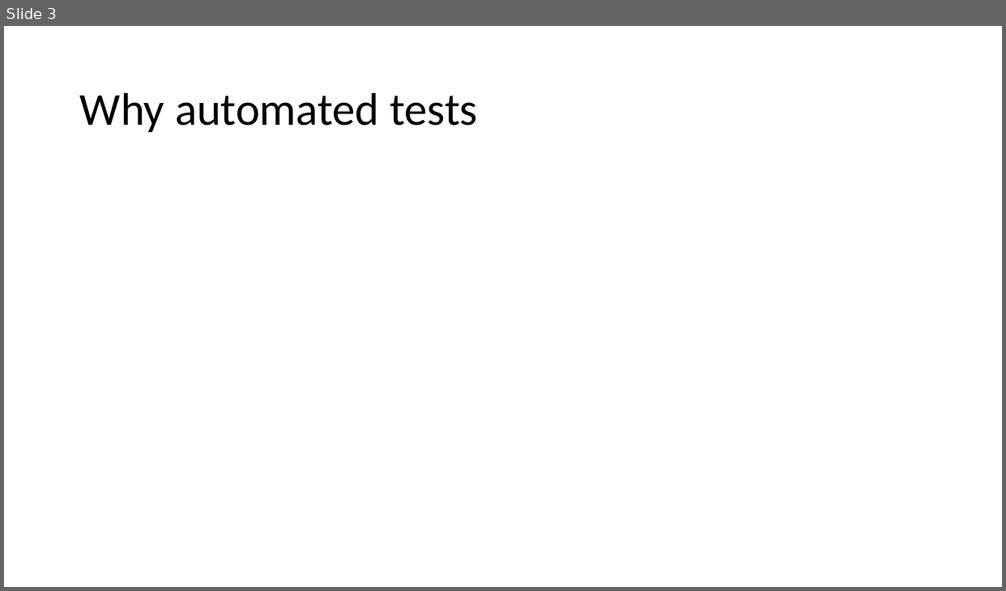
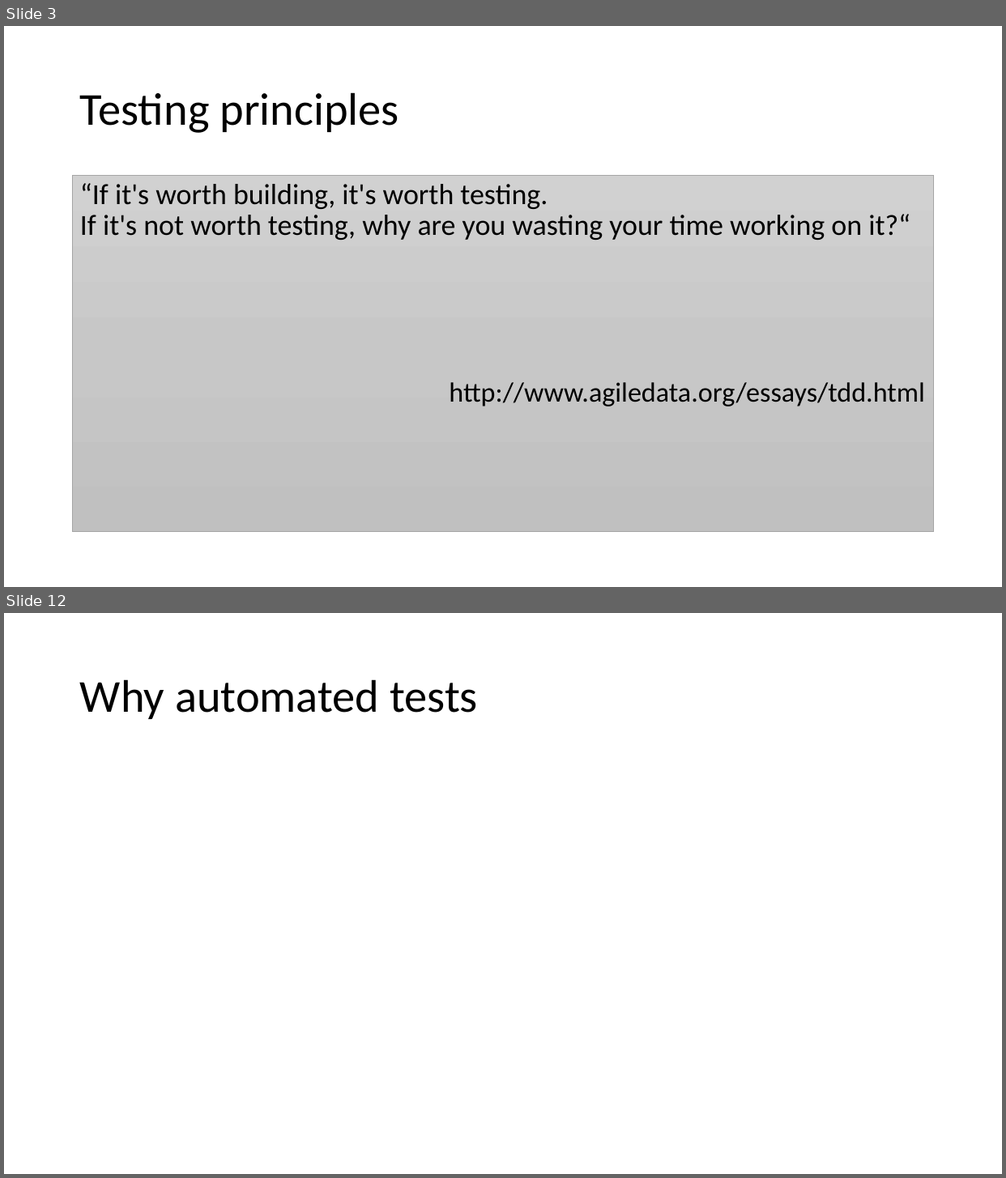
Before and after one commit to SunilPrasad/GithubRepo, a slide deck: TDDExamples/Persentation/TDD.pptx. Shown one above the other, each under a label of ours: slide 3 before the commit, slides 3 and 12 after it; the slides between them are not shown. The pictures are 1006x591 and 1006x1178 pixels, drawn with LibreOffice and Linux fonts; fonts in the diff are those of the drawing. Boxes give left, top, right and bottom in pixels: in the first picture for what was removed or moved away, otherwise in the second. Text is boxed around its words. In the diff, an @@ line names an element or a change of style, - is before the commit and + after.

```diff
--- a/TDDExamples/Persentation/TDD.pptx
+++ b/TDDExamples/Persentation/TDD.pptx
@@ slide 3 added at <box>4,26,1002,587</box>, background #FFFFFF @@
@@ title added at <box>80,92,399,133</box>, 44 pt, text #000000 @@
+Testing principles
@@ text added at <box>73,176,934,532</box>, fill gradient #D2D2D2 to #C8C8C8 to #C0C0C0, outline #A5A5A5 0.5 pt, 28 pt, text #000000 @@
+“If it's worth building, it's worth testing.
+If it's not worth testing, why are you wasting your time working on it?“
+http://www.agiledata.org/essays/tdd.html
@@ what was slide 3 is now slide 12 @@
```
Also in this commit, not shown: 1 slide changed, 33 other slides added, 8 other files.
